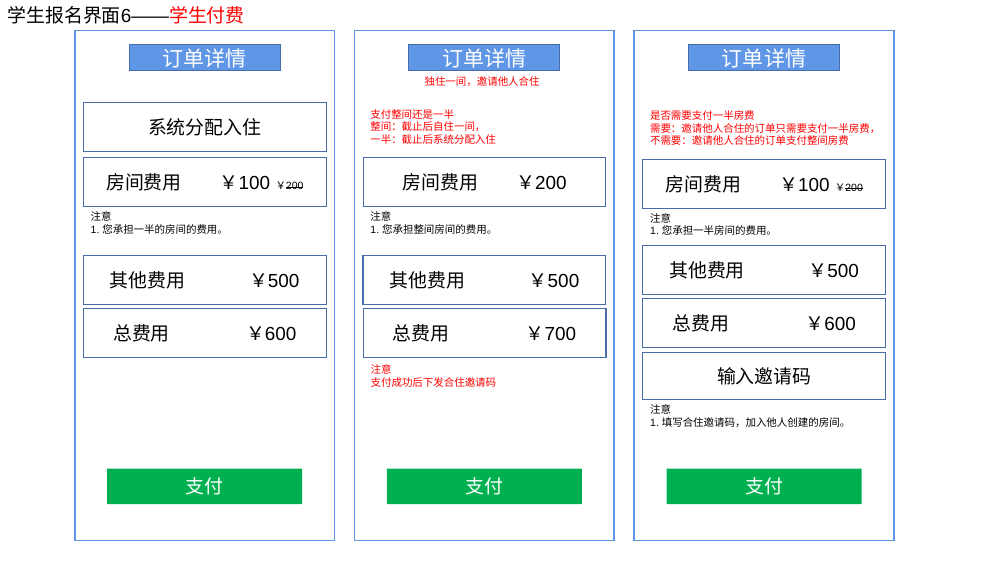
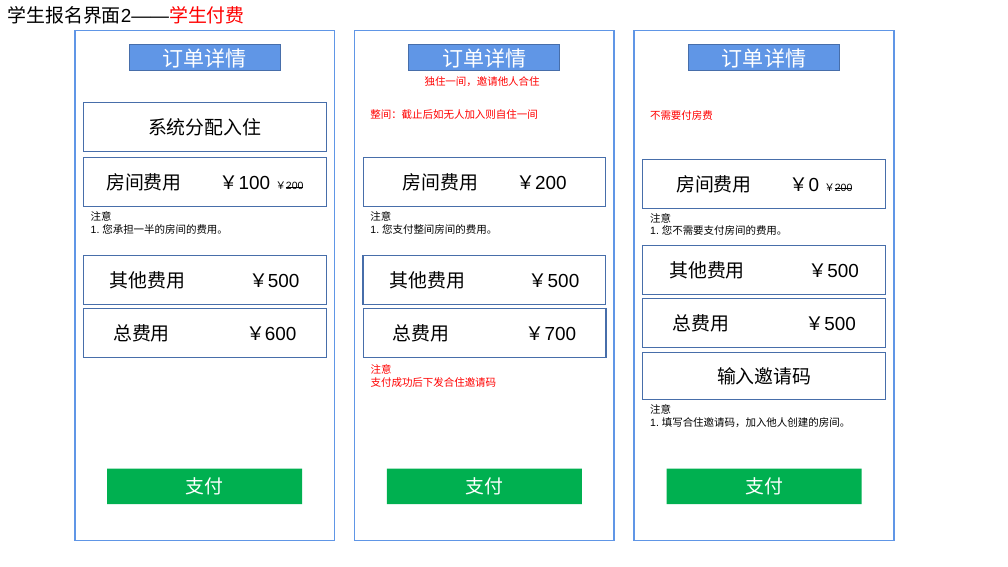
Before and after one commit to ISheenSomeOne/eTeam, a slide deck: slide 8 of eTeam需求界面1.pptx (slide 12 before the commit). Drawn at 1008x567 pixels with LibreOffice and Linux fonts; fonts in the diff are those of the drawing. Boxes give left, top, right and bottom in pixels: in the first picture for what was removed or moved away, otherwise in the second. Text is boxed around its words. In the diff, an @@ line names an element or a change of style, - is before the commit and + after.

```diff
--- a/eTeam需求界面1.pptx
+++ b/eTeam需求界面1.pptx
@@ text at (x1=7, y1=6, x2=244, y2=24): text changed @@
-学生报名界面6——学生付费
+学生报名界面2——学生付费
@@ text at (x1=370, y1=109, x2=537, y2=119): text changed @@
-支付整间还是一半
-整间：截止后自住一间，
-一半：截止后系统分配入住
+整间：截止后如无人加入则自住一间
@@ text at (x1=650, y1=110, x2=713, y2=120): text changed @@
-是否需要支付一半房费
-需要：邀请他人合住的订单只需要支付一半房费，
-不需要：邀请他人合住的订单支付整间房费
+不需要付房费
@@ text in rectangle at (x1=676, y1=175, x2=852, y2=193): text changed @@
-房间费用 ￥100 ￥200
+房间费用 ￥0 ￥200
@@ text at (x1=370, y1=224, x2=497, y2=234): text changed @@
-1. 您承担整间房间的费用。
+1. 您支付整间房间的费用。
@@ text at (x1=650, y1=225, x2=788, y2=235): text changed @@
-1. 您承担一半房间的费用。
+1. 您不需要支付房间的费用。
@@ text in rectangle at (x1=672, y1=314, x2=855, y2=332): text changed @@
-总费用 ￥600
+总费用 ￥500
```
Also in this commit, not shown: 5 other slides changed, 4 slides removed, 2 other files.
